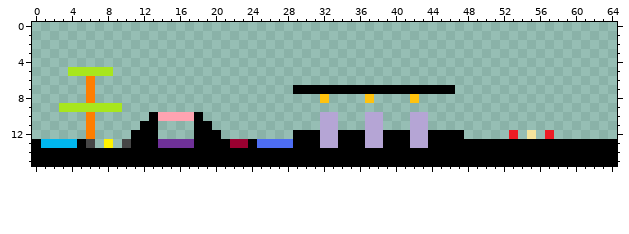
A sprite sheet gets an edit: fisica_platformer/map.png. Above is the file before it was changed.
The file is 65x16 pixels.
Now the later version:
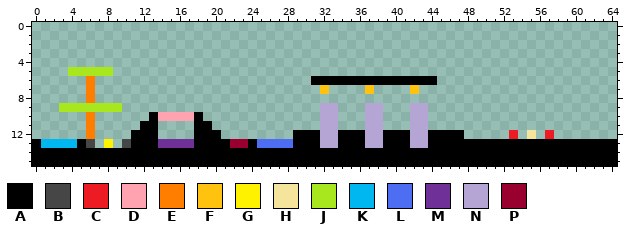
Palette (. is transparent): A #000000  B #464646  C #ed1c24  D #ffa3b1  E #ff7e00  F #ffc20e  G #fff200  H #f5e49c  J #a8e61d  K #00b7ef  L #4d6df3  M #6f3198  N #b5a5d5  P #990030
From old to new:
@@ x 27..48 @@
  5 ......................
- 6 ......................
- 7 ..AAAAAAAAAAAAAAAAAA..
- 8 .....F....F....F......
- 9 ......................
+ 6 ....AAAAAAAAAAAAAA....
+ 7 .....F....F....F......
+ 8 ......................
+ 9 .....NN...NN...NN.....
 10 .....NN...NN...NN.....
